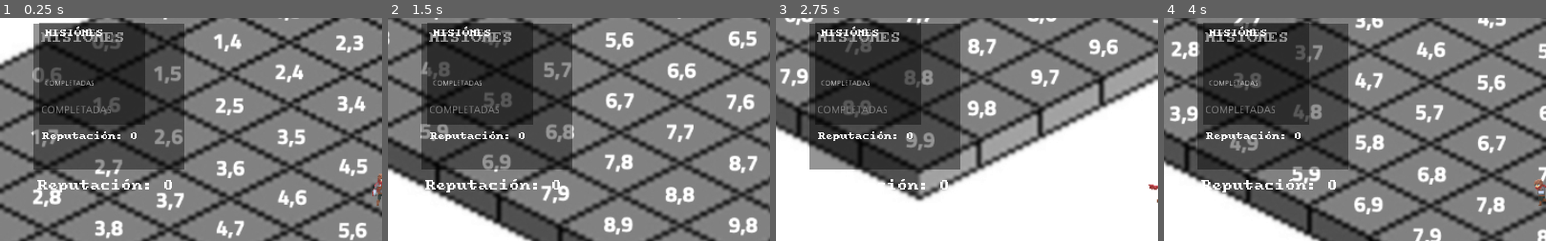
Above: before the commit, frames 1-4 (left to right).
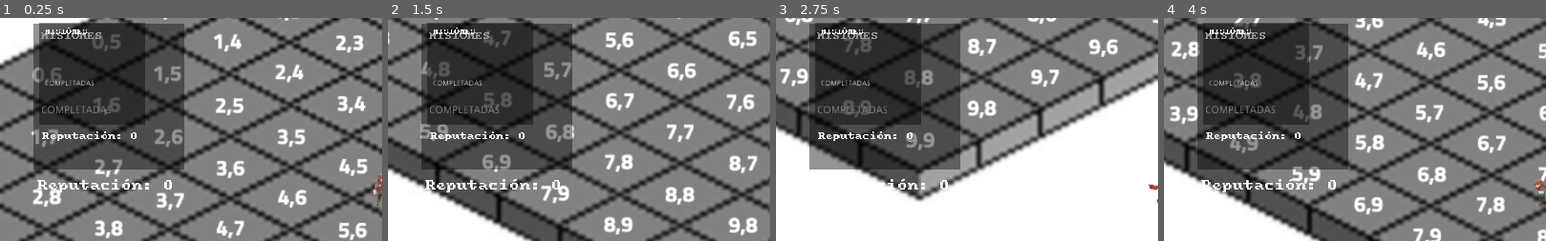
Above: after the commit, the same moments.

Repository: u1973231/Schadenfreude
Game: Godot game, scene res://scenes/Mapa.tscn
Same seed, same stepped clock (60 frames per second), same inputs: the game is played once before the commit and once after it.
Inputs (mouse positions are % of the whole screen's width and height, from its top left):
- Up to frame 1 (0.25 s): no input
- Up to frame 2 (1.5 s): tap Enter (ui_accept) at 0.5, 0.77 s; move the mouse to (72, 45) at 0.52 s; press the mouse at (72, 45) at 0.53 s; hold Right (move_right) 0.53-1.28 s; move the mouse to (30, 55) at 1.27 s; release the mouse at (30, 55) at 1.28 s; hold Down (move_down) from 1.28 s (still down); tap Space (dash) at 1.35 s
- Up to frame 3 (2.75 s): tap Enter (ui_accept) at 1.52 s; move the mouse to (60, 28) at 2.02 s; release Down (move_down) at 2.03 s; hold Right (move_right) from 2.03 s (still down); tap F (interactue) at 2.1 s
- Up to frame 4 (4 s): move the mouse to (45, 70) at 2.77 s; release Right (move_right) at 2.78 s; hold Up (move_up) 2.78-3.53 s; click (45, 70) at 2.85 s; tap Enter (ui_accept) at 3.02, 3.77 s; move the mouse to (80, 65) at 3.52 s; hold Left (move_left) from 3.53 s (still down); tap Space (dash) at 3.6 s
The pictures show only the part of the screen within x 0-50%, y 12-62%; the shares and areas given below are measured in that part.

The runs differ from the first frame. In frame 1, 0.7% of the frame differs, in the area x 10-33%, y 3-11%; in frame 2, 0.7%; in frame 3, 0.7%; in frame 4, 0.7%.

Commit message:
vFont

Diff:
--- a/scenes/DialogBox.tscn
+++ b/scenes/DialogBox.tscn
@@ -1,8 +1,17 @@
-[gd_scene load_steps=6 format=2]
+[gd_scene load_steps=9 format=2]
 
 [ext_resource path="res://scripts/scr_DialogBox.gd" type="Script" id=1]
 [ext_resource path="res://textures/avatares/gato.png" type="Texture" id=2]
 [ext_resource path="res://sounds/dialogo (mp3cut.net).wav" type="AudioStream" id=3]
+[ext_resource path="res://Font/Salmon Typewriter fonts/Salmon Typewriter 9 Bold.ttf" type="DynamicFontData" id=4]
+
+[sub_resource type="DynamicFont" id=3]
+size = 15
+font_data = ExtResource( 4 )
+
+[sub_resource type="DynamicFont" id=4]
+size = 12
+font_data = ExtResource( 4 )
 
 [sub_resource type="Animation" id=1]
 length = 0.001
@@ -51,6 +60,7 @@
 margin_top = 5.0
 margin_right = 227.0
 margin_bottom = 23.0
+custom_fonts/normal_font = SubResource( 3 )
 text = "NOMBRE"
 
 [node name="Text" type="RichTextLabel" parent="content"]
@@ -58,6 +68,7 @@
 margin_top = 21.0
 margin_right = 649.0
 margin_bottom = 86.0
+custom_fonts/normal_font = SubResource( 4 )
 text = "TEXTO DE MUESTA"
 fit_content_height = true
 
--- a/scenes/HUDInteractuar.tscn
+++ b/scenes/HUDInteractuar.tscn
@@ -3,6 +3,7 @@
 [ext_resource path="res://Font/Salmon Typewriter fonts/Salmon Typewriter 9 Bold.ttf" type="DynamicFontData" id=1]
 
 [sub_resource type="DynamicFont" id=1]
+size = 13
 font_data = ExtResource( 1 )
 
 [node name="HUDInteractuar" type="Node2D"]
--- a/scenes/HUDMisiones.tscn
+++ b/scenes/HUDMisiones.tscn
@@ -7,6 +7,7 @@
 font_data = ExtResource( 2 )
 
 [sub_resource type="DynamicFont" id=2]
+size = 12
 font_data = ExtResource( 2 )
 
 [node name="HUDMisiones" type="Node2D"]
